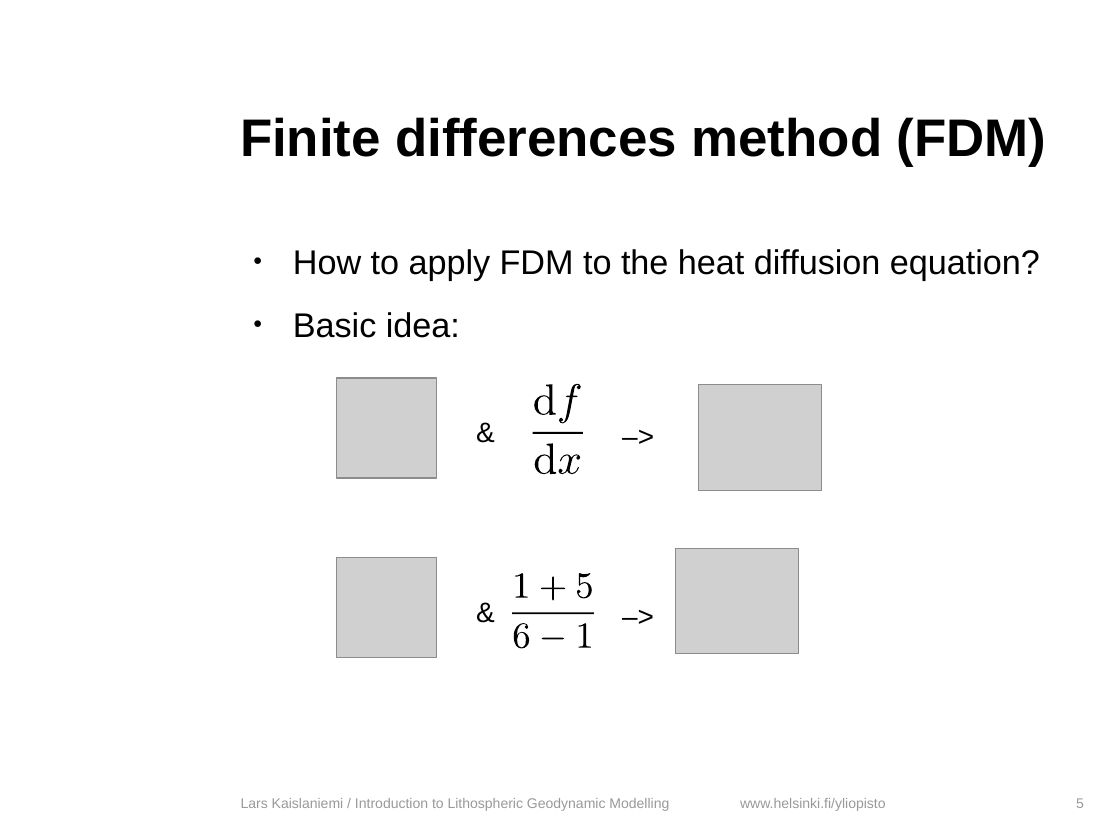
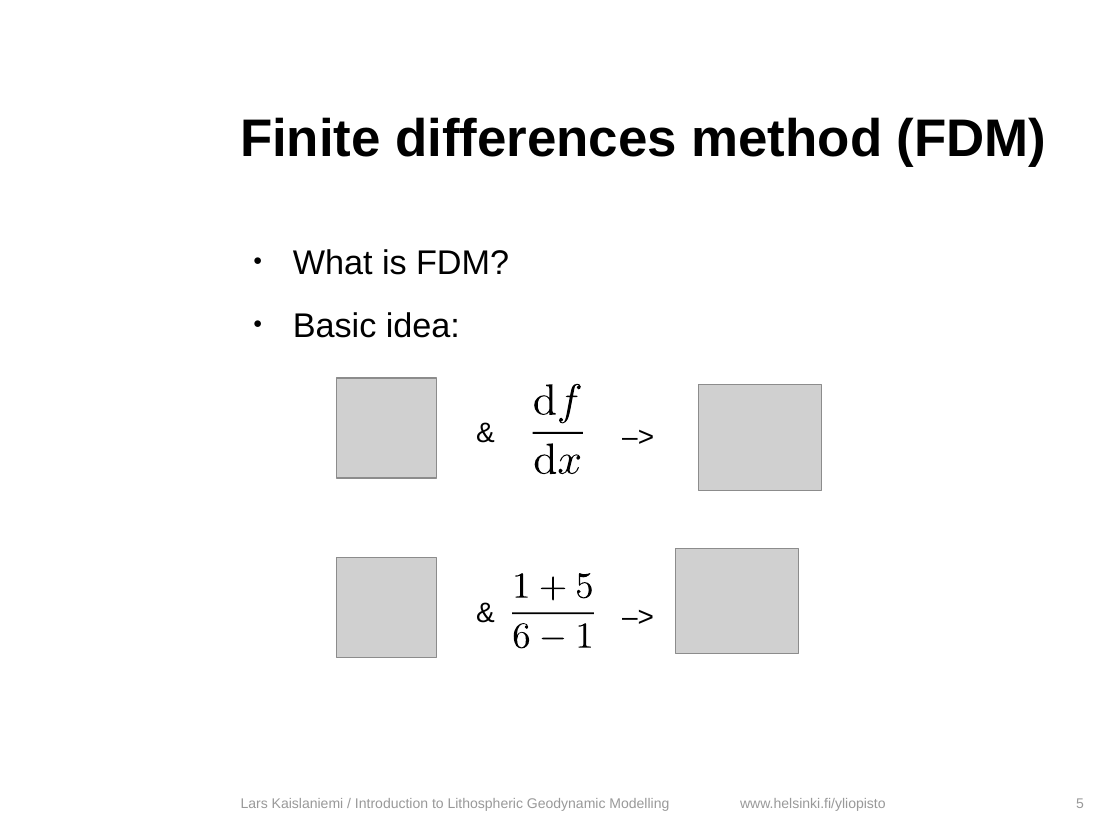
Before and after one commit to HUGG/NGWM2016-modelling-course, a slide deck: slide 5 of Lessons/05-Finite-differences/finite_differences.odp. Drawn at 1120x840 pixels with LibreOffice and Linux fonts; fonts in the diff are those of the drawing; grey boxes stand for pictures; background and template pictures are left out. Boxes give left, top, right and bottom in pixels: in the first picture for what was removed or moved away, otherwise in the second. Text is boxed around its words. In the diff, an @@ line names an element or a change of style, - is before the commit and + after.

```diff
--- a/Lessons/05-Finite-differences/finite_differences.odp
+++ b/Lessons/05-Finite-differences/finite_differences.odp
@@ text at [293, 249, 509, 275]: text changed @@
-● How to apply FDM to the heat diffusion equation?
+● What is FDM?
```
Also in this commit, not shown: 21 other slides changed, 11 slides added, 4 other files.
